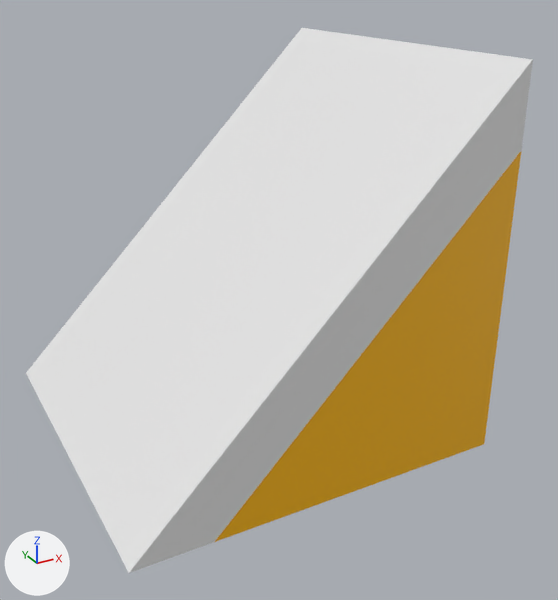
An edit to the Blender file tsu_components_src/lights/light_wedge.blend, drawn before and after from the same camera.
Camera for both pictures: a 50 mm camera at (-0.209, -0.444, 0.175) aimed at (0.02, -0.028, -0.034). Every picture has the same lights, and +X, +Y and +Z are marked at lower left. The first picture is the older version.
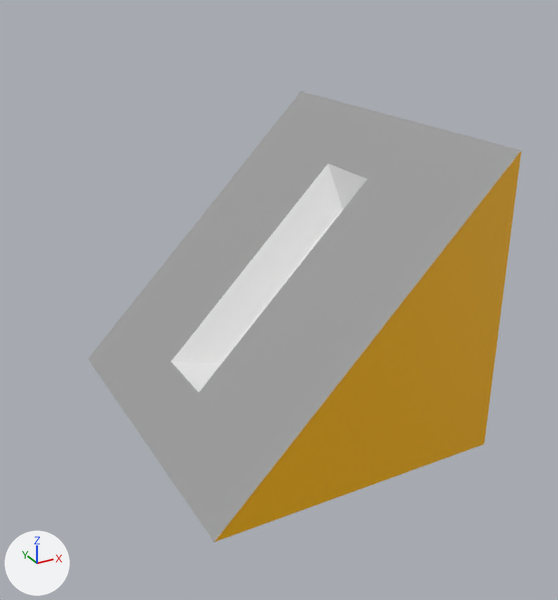
The change, as a diff of the scene's bpy script:
```diff
--- a/tsu_components_src/lights/light_wedge.blend.py
+++ b/tsu_components_src/lights/light_wedge.blend.py
@@ mat_darkgrey @@
+mat_darkgrey = principled_material('darkgrey')
+mat_darkgrey.base_color = (0.337, 0.337, 0.337)  # grey #9d9d9d
@@ me_cube @@
 # used by ob_cube; location = (0.0, 0.0, 0.0)
-me_cube.from_pydata(...)  # 18 vertices, 18 faces; spans x -0.125..0.125, y -0.125..0.125, z -0.125..0.125
+me_cube.from_pydata(...)  # 38 vertices, 38 faces; spans x -0.075..0.125, y -0.125..0.125, z -0.125..0.075
+# me_cube part 1
+# 12 vertices are removed from x -0.125..0.125, y -0.125..0.125, z -0.125..0.125
+# 18 faces are deleted
+# 32 vertices are added at x -0.075..0.125, y -0.125..0.125, z -0.125..0.075
+# 20 new faces join them, mat_paintable_0 (yellow #ffbb00)
+# 10 new faces join them, mat_darkgrey (grey #9d9d9d)
+# 8 new faces join them, mat_lightgrey (white #e5e5e5)
 me_cube.materials.append(mat_paintable_0)
 me_cube.materials.append(mat_lightgrey)
-me_cube.materials.append(mat_materialglass)  # white #e7e7e7
+me_cube.materials.append(mat_darkgrey)  # grey #9d9d9d
```

What differs and where, as boxes (x1, y1, x2, y2) in the pictures (558 x 600 px):
'Cube', reshaped (15% narrower, 17% shorter)
    before: (26, 28, 533, 573)
    after: (88, 91, 521, 542)
